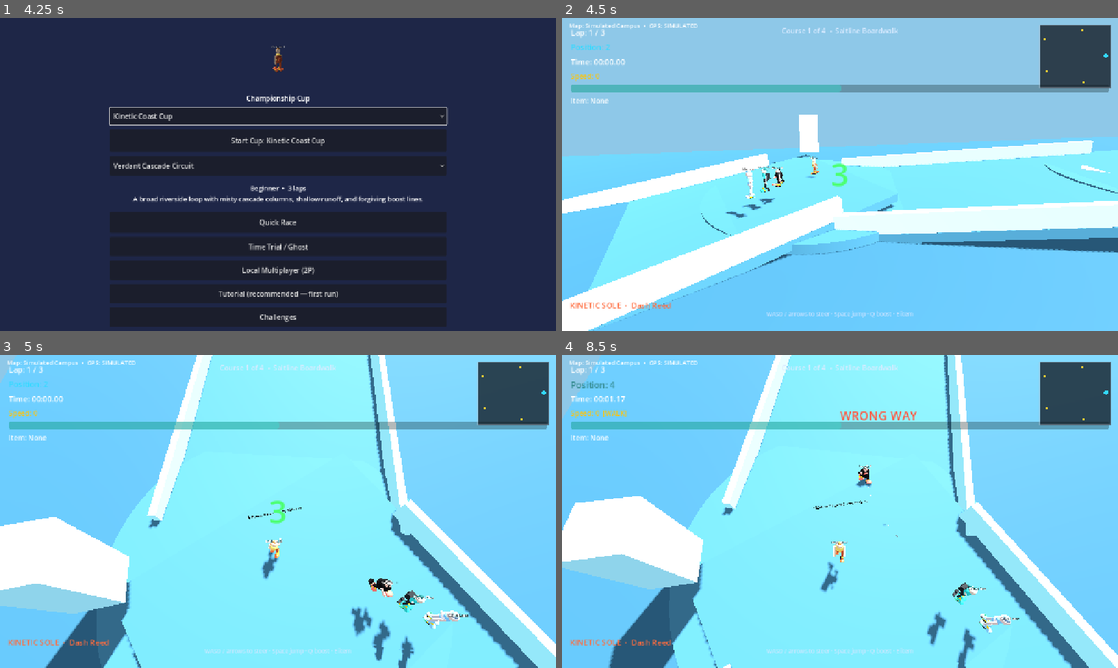
Above: before the commit, frames 1-4 (two rows, left to right).
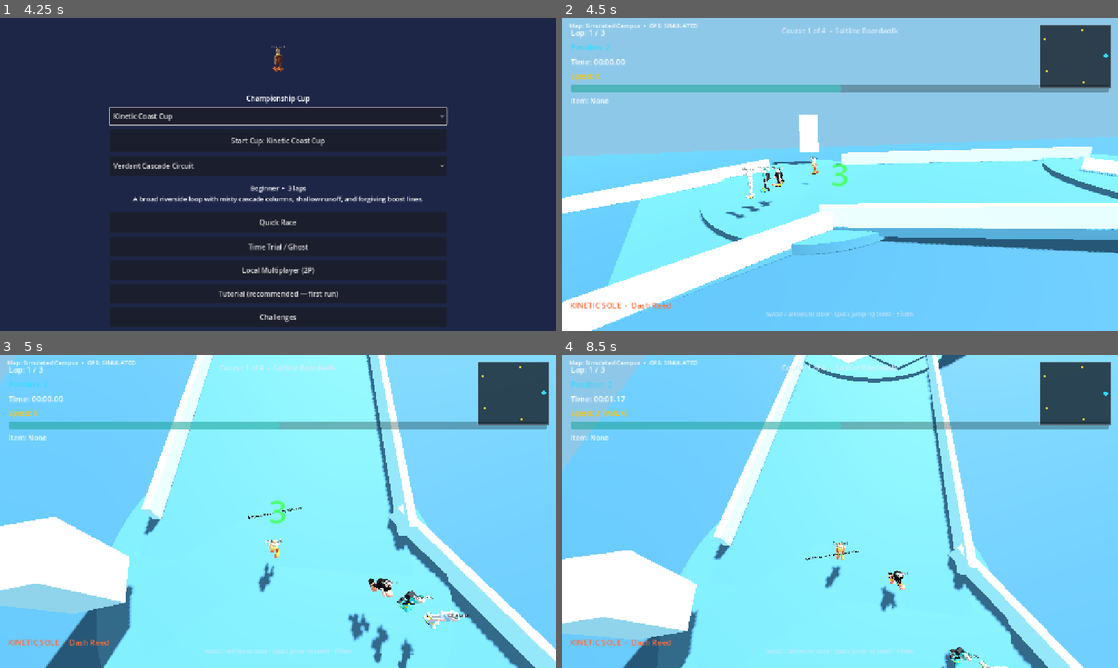
Above: after the commit, the same moments.

Repository: gunnchOS3k/pedestrian-pursuit
Game: Godot game, scene res://scenes/main/MainMenu.tscn
Two runs of this game, one before a commit and one after it. Both use one fixed random seed, a clock stepped at 60 frames per second and the inputs below.
Inputs (mouse positions are in pixels of both pictures, inside the frame that each line leads up to):
- Up to frame 1 (4.25 s): click "Start Cup: Sole Surge Cup" at 0.5 s; click "Start Cup: Sole Surge Cup" at 1.25 s; click "Skip for now" at 2 s; click "Sole Surge Cup" at 2.75 s; click "Verdant Cascade Circuit" at 3.5 s
- Up to frame 2 (4.5 s): click "Start Cup: Kinetic Coast Cup" at 4.25 s
- Up to frame 3 (5 s): no input
- Up to frame 4 (8.5 s): tap Enter (ui_accept) at 5 s; move the mouse to (962, 495) at 5.02 s; hold D (move_right) 5.03-5.78 s; hold Q (boost) 5.03-5.78 s; click (962, 495) at 5.17 s; tap Space (jump) at 5.27, 5.57, 6.02, 6.32, 7.52, 7.82, 8.27 s; move the mouse to (728, 527) at 5.77 s; hold S (brake) 5.78-6.53 s; tap Shift (drift) at 5.85 s; move the mouse to (895, 442) at 6.52 s; hold D (move_right) 6.53-7.28 s; hold Up (p2_accelerate) 6.53-7.28 s; move the mouse to (812, 574) at 7.27 s; hold W (accelerate) 7.28-8.03 s; tap . (p2_boost) at 7.35 s; click (812, 574) at 7.42 s; move the mouse to (1006, 558) at 8.02 s; hold A (move_left) from 8.03 s (still down); hold Down (p2_brake) from 8.03 s (still down)

Frame 1 is identical in both runs. In frame 2, 5.9% of the frame differs, in the area x 0-100%, y 39-100%; in frame 3, 4.8%; in frame 4, 26%, in the area x 0-100%, y 0-100%.

Commit message:
Keep Cups 1–2 lap-safe: banks/landmarks without steep path elevation.
Restore flat racing lines for the Gate race acceptance suite, apply pitch
once from flat look direction, and require path elevation on Cup 3 Metro.

Co-authored-by: Cursor <cursoragent@cursor.com>

Diff:
--- a/data/tracks/cloudstep_ridge.json
+++ b/data/tracks/cloudstep_ridge.json
@@ -16,64 +16,64 @@
   "backdrop_color": "#5A7080",
   "path_points": [
     [
-      0.0,
-      3.67,
-      44.0
+      0,
+      0,
+      44
     ],
     [
-      26.0,
-      6.48,
-      50.0
+      26,
+      0,
+      50
     ],
     [
-      48.0,
-      2.81,
-      32.0
+      48,
+      0,
+      32
     ],
     [
-      42.0,
-      -3.67,
-      2.0
+      42,
+      0,
+      2
     ],
     [
-      54.0,
-      -6.48,
-      -22.0
+      54,
+      0,
+      -22
     ],
     [
-      32.0,
-      -2.81,
-      -44.0
+      32,
+      0,
+      -44
     ],
     [
-      2.0,
-      3.67,
-      -36.0
+      2,
+      0,
+      -36
     ],
     [
-      -24.0,
-      6.48,
-      -48.0
+      -24,
+      0,
+      -48
     ],
     [
-      -50.0,
-      2.81,
-      -26.0
+      -50,
+      0,
+      -26
     ],
     [
-      -42.0,
-      -3.67,
-      2.0
+      -42,
+      0,
+      2
     ],
     [
-      -50.0,
-      -6.48,
-      28.0
+      -50,
+      0,
+      28
     ],
     [
-      -22.0,
-      -2.81,
-      44.0
+      -22,
+      0,
+      44
     ]
   ],
   "checkpoint_points": [
--- a/data/tracks/cloverwind_ranch.json
+++ b/data/tracks/cloverwind_ranch.json
@@ -16,54 +16,54 @@
   "backdrop_color": "#6EA044",
   "path_points": [
     [
-      0.0,
-      1.58,
-      38.0
+      0,
+      0,
+      38
     ],
     [
-      31.0,
-      1.95,
-      34.0
+      31,
+      0,
+      34
     ],
     [
-      51.0,
-      -0.38,
-      12.0
+      51,
+      0,
+      12
     ],
     [
-      46.0,
-      -2.18,
-      -18.0
+      46,
+      0,
+      -18
     ],
     [
-      20.0,
-      -0.97,
-      -36.0
+      20,
+      0,
+      -36
     ],
     [
-      -11.0,
-      1.58,
-      -30.0
+      -11,
+      0,
+      -30
     ],
     [
-      -34.0,
-      1.95,
-      -40.0
+      -34,
+      0,
+      -40
     ],
     [
-      -50.0,
-      -0.38,
-      -13.0
+      -50,
+      0,
+      -13
     ],
     [
-      -42.0,
-      -2.18,
-      18.0
+      -42,
+      0,
+      18
     ],
     [
-      -18.0,
-      -0.97,
-      29.0
+      -18,
+      0,
+      29
     ]
   ],
   "checkpoint_points": [
--- a/data/tracks/emberkeep_gauntlet.json
+++ b/data/tracks/emberkeep_gauntlet.json
@@ -16,64 +16,64 @@
   "backdrop_color": "#6A201C",
   "path_points": [
     [
-      0.0,
-      3.97,
-      42.0
+      0,
+      0,
+      42
     ],
     [
-      26.0,
-      1.54,
-      48.0
+      26,
+      0,
+      48
     ],
     [
-      49.0,
-      -2.43,
-      28.0
+      49,
+      0,
+      28
     ],
     [
-      42.0,
-      -3.97,
-      0.0
+      42,
+      0,
+      0
     ],
     [
-      56.0,
-      -1.54,
-      -25.0
+      56,
+      0,
+      -25
     ],
     [
-      29.0,
-      2.43,
-      -46.0
+      29,
+      0,
+      -46
     ],
     [
-      1.0,
-      3.97,
-      -37.0
+      1,
+      0,
+      -37
     ],
     [
-      -27.0,
-      1.54,
-      -51.0
+      -27,
+      0,
+      -51
     ],
     [
-      -52.0,
-      -2.43,
-      -27.0
+      -52,
+      0,
+      -27
     ],
     [
-      -43.0,
-      -3.97,
-      3.0
+      -43,
+      0,
+      3
     ],
     [
-      -53.0,
-      -1.54,
-      31.0
+      -53,
+      0,
+      31
     ],
     [
-      -25.0,
-      2.43,
-      47.0
+      -25,
+      0,
+      47
     ]
   ],
   "checkpoint_points": [
--- a/data/tracks/mirage_mesa.json
+++ b/data/tracks/mirage_mesa.json
@@ -16,64 +16,64 @@
   "backdrop_color": "#A86830",
   "path_points": [
     [
-      0.0,
-      3.74,
-      50.0
+      0,
+      0,
+      50
     ],
     [
-      32.0,
-      2.43,
-      46.0
+      32,
+      0,
+      46
     ],
     [
-      56.0,
-      -1.31,
-      22.0
+      56,
+      0,
+      22
     ],
     [
-      48.0,
-      -3.74,
-      -12.0
+      48,
+      0,
+      -12
     ],
     [
-      58.0,
-      -2.43,
-      -38.0
+      58,
+      0,
+      -38
     ],
     [
-      24.0,
-      1.31,
-      -52.0
+      24,
+      0,
+      -52
     ],
     [
-      -8.0,
-      3.74,
-      -42.0
+      -8,
+      0,
+      -42
     ],
     [
-      -36.0,
-      2.43,
-      -50.0
+      -36,
+      0,
+      -50
     ],
     [
-      -58.0,
-      -1.31,
-      -20.0
+      -58,
+      0,
+      -20
     ],
     [
-      -48.0,
-      -3.74,
-      12.0
+      -48,
+      0,
+      12
     ],
     [
-      -56.0,
-      -2.43,
-      38.0
+      -56,
+      0,
+      38
     ],
     [
-      -24.0,
-      1.31,
-      48.0
+      -24,
+      0,
+      48
     ]
   ],
   "checkpoint_points": [
--- a/data/tracks/neon_switchyard.json
+++ b/data/tracks/neon_switchyard.json
@@ -22,64 +22,64 @@
   ],
   "path_points": [
     [
-      0.0,
-      2.69,
-      36.0
+      0,
+      0,
+      36
     ],
     [
-      22.0,
-      2.84,
-      42.0
+      22,
+      0,
+      42
     ],
     [
-      44.0,
-      0.15,
-      28.0
+      44,
+      0,
+      28
     ],
     [
-      40.0,
-      -2.69,
-      4.0
+      40,
+      0,
+      4
     ],
     [
-      52.0,
-      -2.84,
-      -18.0
+      52,
+      0,
+      -18
     ],
     [
-      30.0,
-      -0.15,
-      -36.0
+      30,
+      0,
+      -36
     ],
     [
-      4.0,
-      2.69,
-      -30.0
+      4,
+      0,
+      -30
     ],
     [
-      -18.0,
-      2.84,
-      -42.0
+      -18,
+      0,
+      -42
     ],
     [
-      -42.0,
-      0.15,
-      -24.0
+      -42,
+      0,
+      -24
     ],
     [
-      -38.0,
-      -2.69,
-      2.0
+      -38,
+      0,
+      2
     ],
     [
-      -48.0,
-      -2.84,
-      24.0
+      -48,
+      0,
+      24
     ],
     [
-      -24.0,
-      -0.15,
-      38.0
+      -24,
+      0,
+      38
     ]
   ],
   "checkpoint_points": [
--- a/data/tracks/prism_apex.json
+++ b/data/tracks/prism_apex.json
@@ -24,59 +24,59 @@
   ],
   "path_points": [
     [
-      0.0,
-      5.13,
-      40.0
+      0,
+      0,
+      40
     ],
     [
-      29.0,
-      3.94,
-      45.0
+      29,
+      0,
+      45
     ],
     [
-      54.0,
-      -1.85,
-      24.0
+      54,
+      0,
+      24
     ],
     [
-      46.0,
-      -5.48,
-      -8.0
+      46,
+      0,
+      -8
     ],
     [
-      57.0,
-      -2.7,
-      -34.0
+      57,
+      0,
+      -34
     ],
     [
-      23.0,
-      3.23,
-      -48.0
+      23,
+      0,
+      -48
     ],
     [
-      -8.0,
-      5.39,
-      -37.0
+      -8,
+      0,
+      -37
     ],
     [
-      -39.0,
-      1.24,
-      -48.0
+      -39,
+      0,
+      -48
     ],
     [
-      -57.0,
-      -4.36,
-      -18.0
+      -57,
+      0,
+      -18
     ],
     [
-      -45.0,
-      -4.86,
-      14.0
+      -45,
+      0,
+      14
     ],
     [
-      -20.0,
-      0.32,
-      35.0
+      -20,
+      0,
+      35
     ]
   ],
   "checkpoint_points": [
--- a/data/tracks/tideglass_harbor.json
+++ b/data/tracks/tideglass_harbor.json
@@ -16,64 +16,64 @@
   "backdrop_color": "#2F5A6A",
   "path_points": [
     [
-      0.0,
-      1.09,
-      48.0
+      0,
+      0,
+      48
     ],
     [
-      28.0,
-      2.78,
-      52.0
+      28,
+      0,
+      52
     ],
     [
-      52.0,
-      1.69,
-      36.0
+      52,
+      0,
+      36
     ],
     [
-      58.0,
-      -1.09,
-      8.0
+      58,
+      0,
+      8
     ],
     [
-      50.0,
-      -2.78,
-      -24.0
+      50,
+      0,
+      -24
     ],
     [
-      28.0,
-      -1.69,
-      -46.0
+      28,
+      0,
+      -46
     ],
     [
-      0.0,
-      1.09,
-      -40.0
+      0,
+      0,
+      -40
     ],
     [
-      -26.0,
-      2.78,
-      -50.0
+      -26,
+      0,
+      -50
     ],
     [
-      -52.0,
-      1.69,
-      -28.0
+      -52,
+      0,
+      -28
     ],
     [
-      -56.0,
-      -1.09,
-      4.0
+      -56,
+      0,
+      4
     ],
     [
-      -44.0,
-      -2.78,
-      32.0
+      -44,
+      0,
+      32
     ],
     [
-      -20.0,
-      -1.69,
-      46.0
+      -20,
+      0,
+      46
     ]
   ],
   "checkpoint_points": [
--- a/data/tracks/verdant_cascade_circuit.json
+++ b/data/tracks/verdant_cascade_circuit.json
@@ -16,49 +16,49 @@
   "backdrop_color": "#2F754A",
   "path_points": [
     [
-      0.0,
-      0.7,
-      34.0
+      0,
+      0,
+      34
     ],
     [
-      24.0,
-      3.5,
-      36.0
+      24,
+      0,
+      36
     ],
     [
-      44.0,
-      0.52,
-      20.0
+      44,
+      0,
+      20
     ],
     [
-      48.0,
-      -3.32,
-      -8.0
+      48,
+      0,
+      -8
     ],
     [
-      30.0,
-      -1.67,
-      -34.0
+      30,
+      0,
+      -34
     ],
     [
-      0.0,
-      2.74,
-      -42.0
+      0,
+      0,
+      -42
     ],
     [
-      -28.0,
-      2.62,
-      -31.0
+      -28,
+      0,
+      -31
     ],
     [
-      -46.0,
-      -1.83,
-      -4.0
+      -46,
+      0,
+      -4
     ],
     [
-      -35.0,
-      -3.26,
-      25.0
+      -35,
+      0,
+      25
     ]
   ],
   "checkpoint_points": [
--- a/scripts/tracks/CourseTrack.gd
+++ b/scripts/tracks/CourseTrack.gd
@@ -276,9 +276,12 @@
 	body.collision_mask = 0
 	parent.add_child(body)
 	var mid := (start_point + end_point) * 0.5 + Vector3(0.0, -0.3, 0.0)
-	var look_target := end_point + Vector3(0.0, -0.3, 0.0)
+	## Flatten look target so pitch is applied once via atan2 (avoids look_at + pitch double-count).
+	var flat_dir := Vector3(end_point.x - mid.x, 0.0, end_point.z - mid.z)
+	if flat_dir.length_squared() < 0.0001:
+		flat_dir = Vector3(0.0, 0.0, -1.0)
 	## Tree-safe orientation — look_at() fails when CourseTrack is not yet inside the scene tree.
-	body.transform = Transform3D(Basis.looking_at(look_target - mid, Vector3.UP), mid)
+	body.transform = Transform3D(Basis.looking_at(flat_dir, Vector3.UP), mid)
 	## Bank / ramp pitch from authored elevation — presentation + collision, not teleport.
 	var rise := end_point.y - start_point.y
 	var flat_len := Vector2(end_point.x - start_point.x, end_point.z - start_point.z).length()
--- a/tests/ChampionshipCatalogTest.gd
+++ b/tests/ChampionshipCatalogTest.gd
@@ -60,8 +60,14 @@
 		elif course.get_checkpoints().size() < 4:
 			failures.append("checkpoints %s" % sample)
 		course.queue_free()
-	## Elevation present on Cups 1–3 production batch.
-	for tid in ["prism_apex", "transit_spiral", "sneaker_city_sprintway"]:
+	## Cups 1–2: banked/landmark upgrade on lap-safe flat racing lines.
+	var prism := TrackCatalogScript.load_track("prism_apex")
+	if absf(float(prism.get("bank_bias", 0.0))) < 0.05:
+		failures.append("prism_apex missing bank upgrade")
+	if (prism.get("landmarks", []) as Array).is_empty():
+		failures.append("prism_apex missing landmarks")
+	## Cup 3 Metro Motion: authored path elevation on raceable geometry.
+	for tid in ["transit_spiral", "sneaker_city_sprintway"]:
 		var d := TrackCatalogScript.load_track(tid)
 		var has_y := false
 		for p in d.get("path_points", []):
